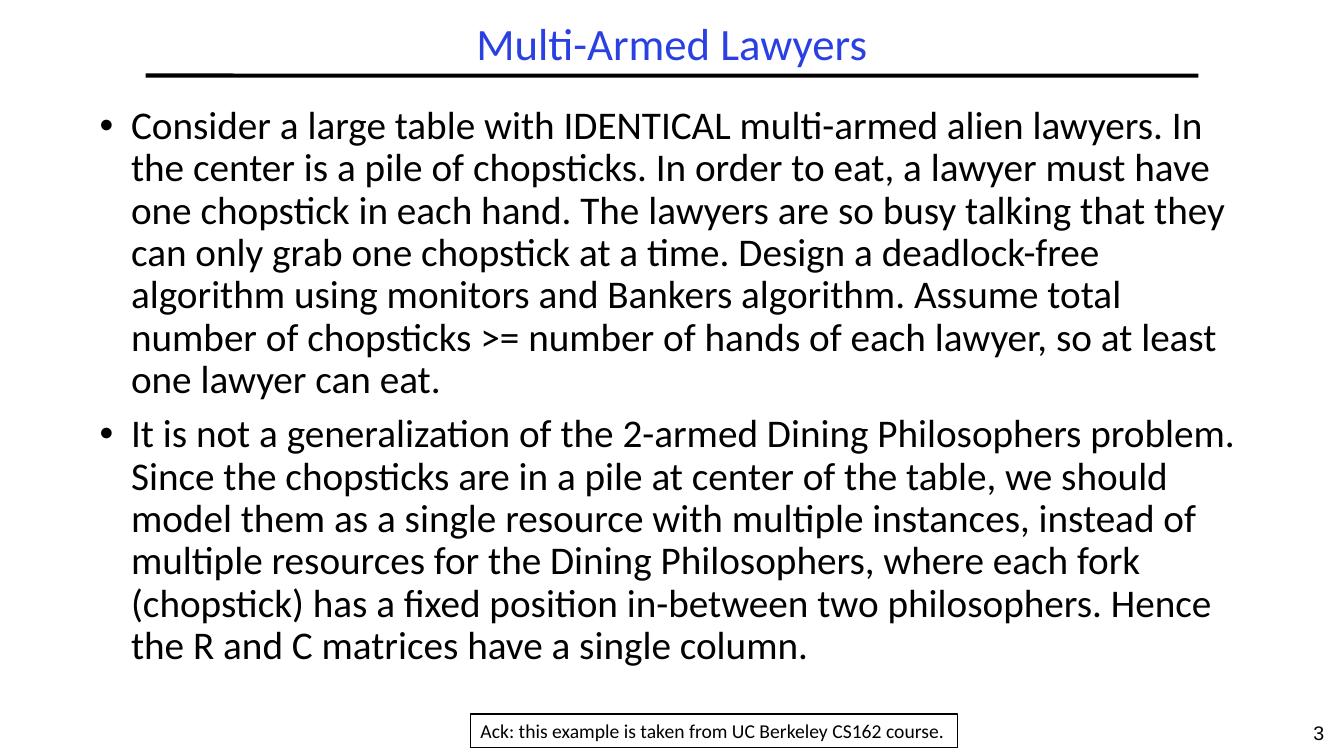
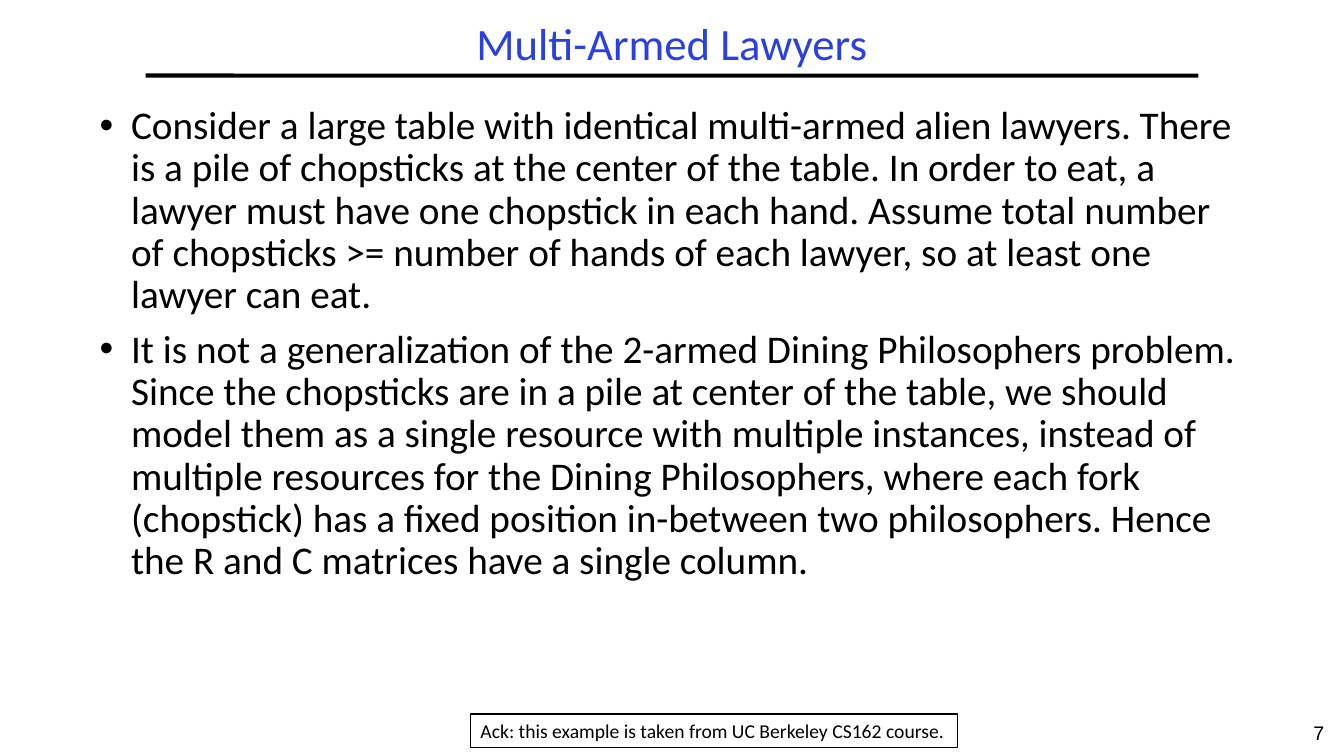
Before and after one commit to guhofstra/CSC256Fa25, a slide deck: slide 7 of PPTs/L4-Exercises.pptx (slide 3 before the commit). Drawn at 1344x756 pixels with LibreOffice and Linux fonts; fonts in the diff are those of the drawing. Boxes give left, top, right and bottom in pixels: in the first picture for what was removed or moved away, otherwise in the second. Text is boxed around its words. In the diff, an @@ line names an element or a change of style, - is before the commit and + after.

```diff
--- a/PPTs/L4-Exercises.pptx
+++ b/PPTs/L4-Exercises.pptx
@@ text at (x1=131, y1=111, x2=1232, y2=315): text changed @@
-• Consider a large table with IDENTICAL multi-armed alien lawyers. In the center is a pile of chopsticks. In order to eat, a lawyer must have one chopstick in each hand. The lawyers are so busy talking that they can only grab one chopstick at a time. Design a deadlock-free algorithm using monitors and Bankers algorithm. Assume total number of chopsticks >= number of hands of each lawyer, so at least one lawyer can eat.
+• Consider a large table with identical multi-armed alien lawyers. There is a pile of chopsticks at the center of the table. In order to eat, a lawyer must have one chopstick in each hand. Assume total number of chopsticks >= number of hands of each lawyer, so at least one lawyer can eat.
@@ page number at (x1=1313, y1=726, x2=1324, y2=740): text changed @@
-3
+7
```
Also in this commit, not shown: 6 other slides changed, 3 slides added, 1 slide removed, 4 other files.
